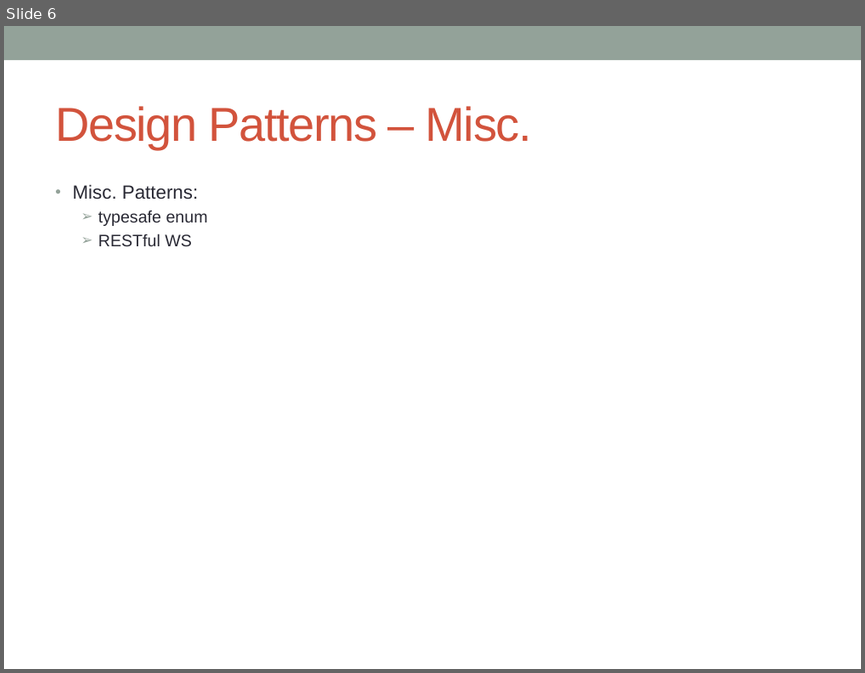
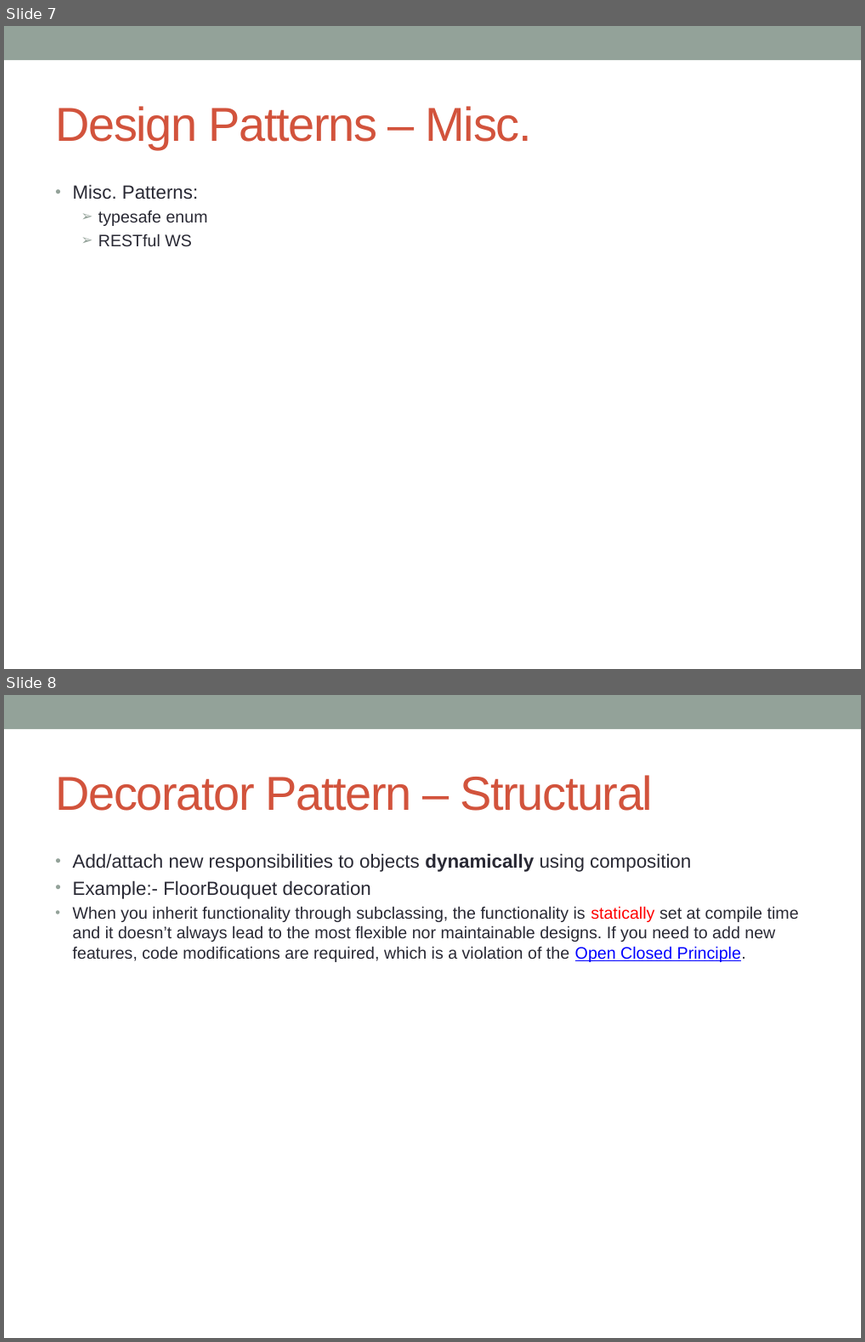
Before and after one commit to notionquest/ProjectDocumentation, a slide deck: DesignPatterns.pptx. Shown one above the other, each under a label of ours: slide 6 before the commit, slides 7 and 8 after it. The pictures are 865x673 and 865x1342 pixels, drawn with LibreOffice and Linux fonts; fonts in the diff are those of the drawing. Boxes give left, top, right and bottom in pixels: in the first picture for what was removed or moved away, otherwise in the second. Text is boxed around its words. In the diff, an @@ line names an element or a change of style, - is before the commit and + after.

Commit message:
composition over inheritence, adpater pattern

```diff
--- a/DesignPatterns.pptx
+++ b/DesignPatterns.pptx
@@ slide 8 added at box(4, 695, 861, 1338), background #FFFFFF; not listed: 1 template element that a slide beside it also shows @@
@@ title added at box(55, 775, 653, 811), 40 pt, text #D2533C @@
+Decorator Pattern – Structural
@@ text added at box(73, 853, 799, 962), 14 pt, text #292934 @@
+• Add/attach new responsibilities to objects dynamically using composition
+• Example:- FloorBouquet decoration
+• When you inherit functionality through subclassing, the functionality is statically set at compile time and it doesn’t always lead to the most flexible nor maintainable designs. If you need to add new features, code modifications are required, which is a violation of the Open Closed Principle.
@@ what was slide 6 is now slide 7 @@
```
Also in this commit, not shown: 1 slide changed, 5 other slides added.
